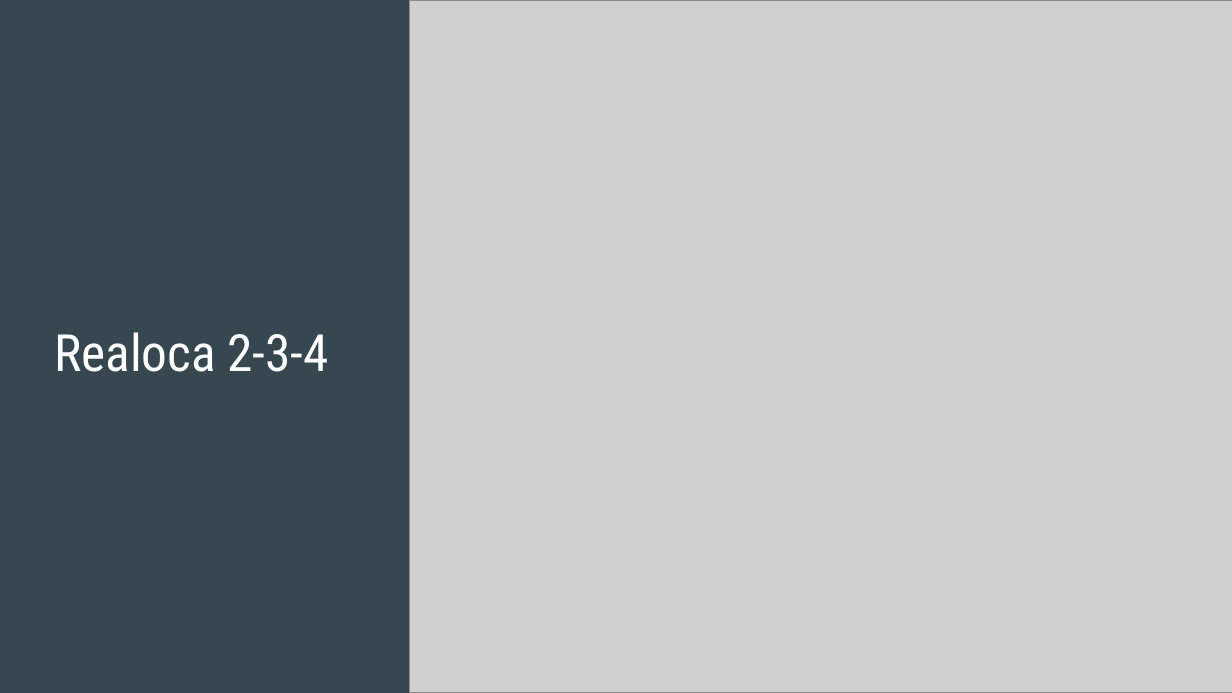
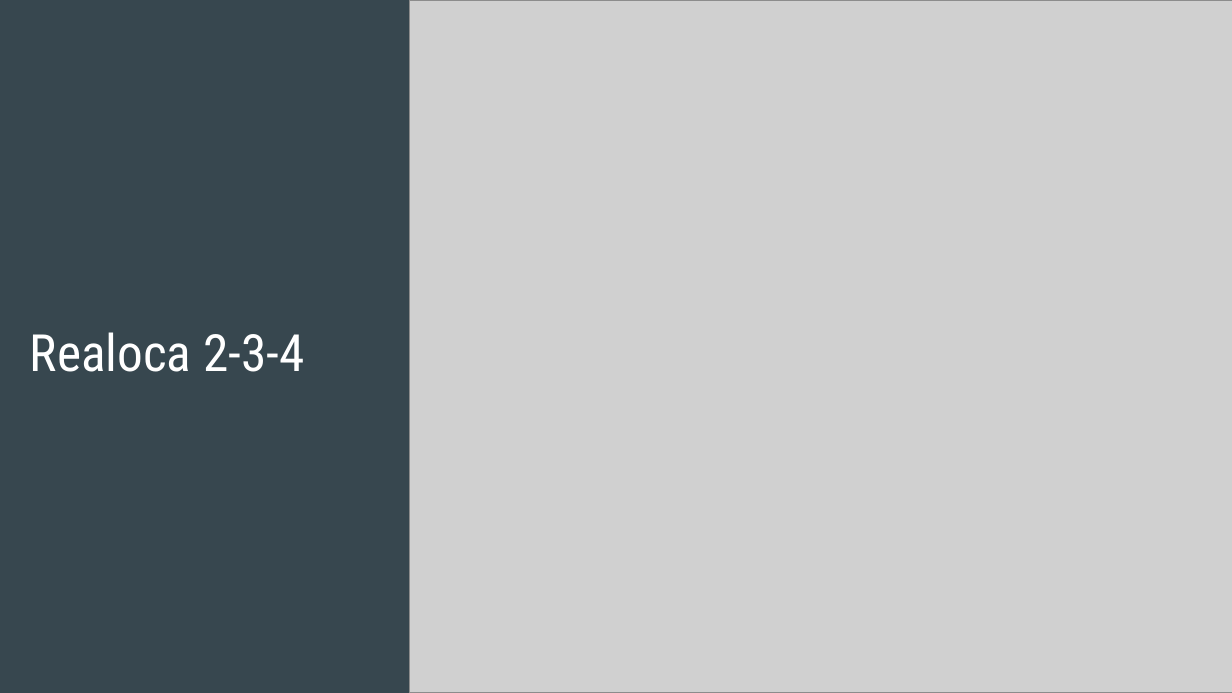
Before and after one commit to OsOperadores/ProjetoP2, a slide deck: slide 16 of Árvore 2-3-4/Árvore 2-3-4.pptx (slide 12 before the commit). Drawn at 1232x693 pixels with LibreOffice and Linux fonts; fonts in the diff are those of the drawing; grey boxes stand for pictures. Boxes give left, top, right and bottom in pixels: in the first picture for what was removed or moved away, otherwise in the second. Text is boxed around its words. In the diff, an @@ line names an element or a change of style, - is before the commit and + after.

```diff
--- a/Árvore 2-3-4/Árvore 2-3-4.pptx
+++ b/Árvore 2-3-4/Árvore 2-3-4.pptx
@@ title "Realoca 2-3-4": place and size @@
-title "Realoca 2-3-4" at bbox=[54, 332, 329, 372]
+title "Realoca 2-3-4" at bbox=[30, 332, 304, 372]
```
Also in this commit, not shown: 10 other slides changed, 3 slides added, 1 slide removed.
